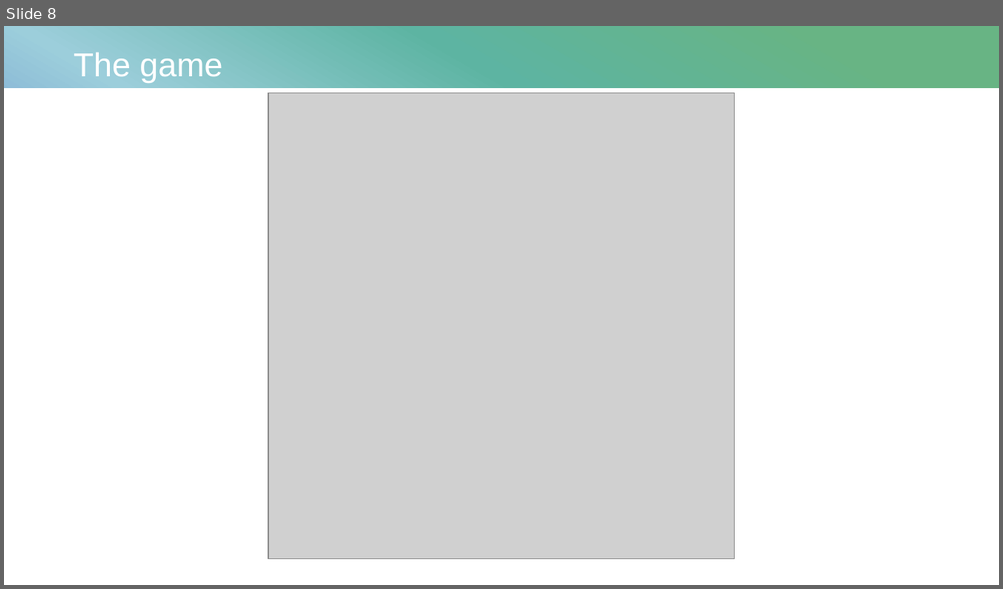
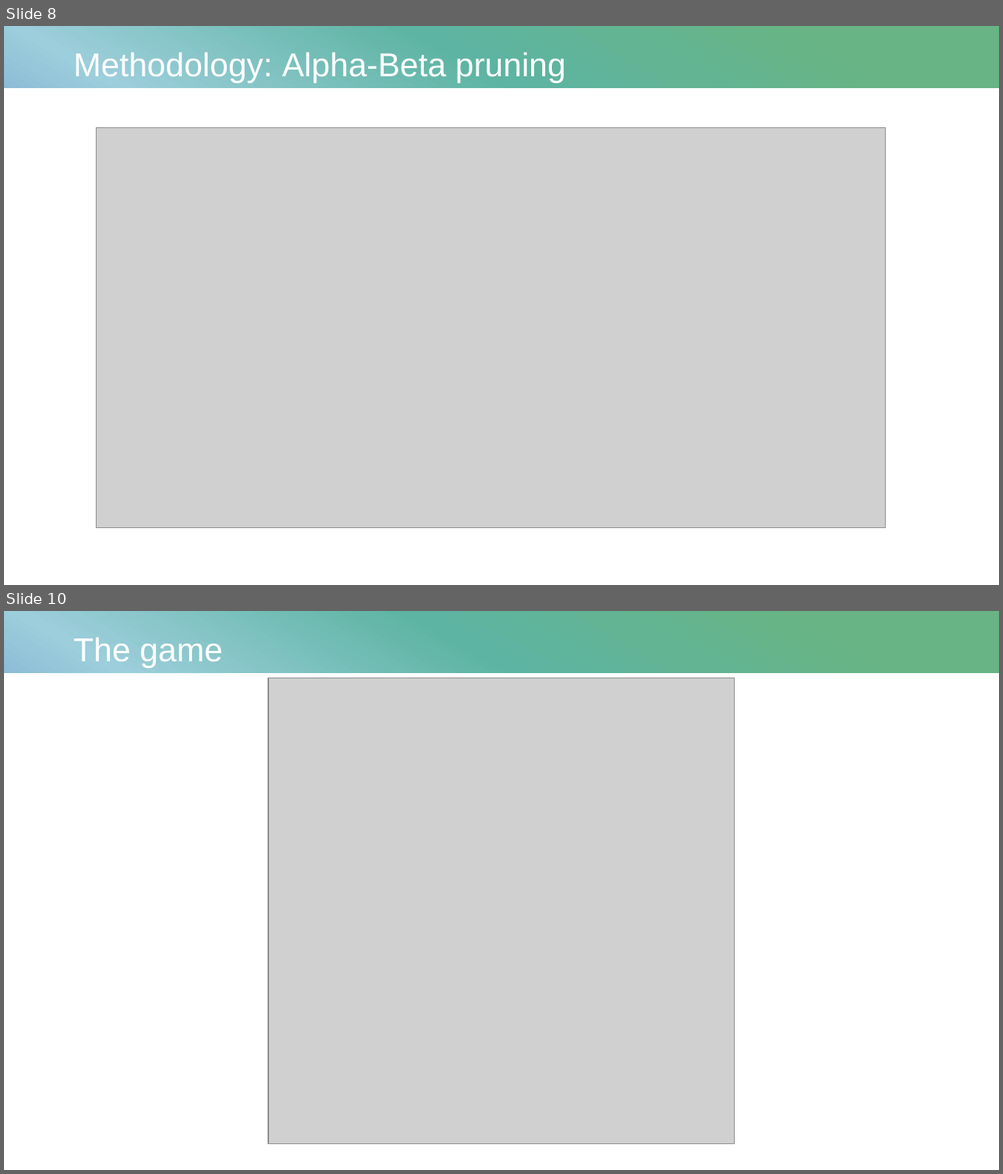
Before and after one commit to ACM40960/project-22202392, a slide deck: Literature Review/AI plays checkers - presentation.pptx. Shown one above the other, each under a label of ours: slide 8 before the commit, slides 8 and 10 after it; the slides between them are not shown. The pictures are 1003x589 and 1003x1174 pixels, drawn with LibreOffice and Linux fonts; fonts in the diff are those of the drawing; grey boxes stand for pictures. Boxes give left, top, right and bottom in pixels: in the first picture for what was removed or moved away, otherwise in the second. Text is boxed around its words. In the diff, an @@ line names an element or a change of style, - is before the commit and + after.

```diff
--- a/Literature Review/AI plays checkers - presentation.pptx
+++ b/Literature Review/AI plays checkers - presentation.pptx
@@ slide 8 added at bbox=[4, 26, 999, 585], background #FFFFFF; not listed: 1 template element that a slide beside it also shows @@
@@ freeform shape added at bbox=[4, 26, 999, 525], fill gradient #68B484 to #5DB4A2 to #9CCEDB to #6A90CE to #8885D7 @@
@@ rectangle added at bbox=[4, 26, 999, 585], fill #FFFFFF @@
@@ rectangle added at bbox=[4, 26, 999, 585], fill gradient #68B484 to #5DB4A2 to #9CCEDB to #6A90CE to #8885D7 @@
@@ text added at bbox=[74, 52, 566, 83], 32 pt, text #FFFFFF @@
+Methodology: Alpha-Beta pruning
@@ rectangle added at bbox=[4, 88, 999, 585], fill #FFFFFF @@
@@ picture added at bbox=[96, 127, 885, 528] @@
@@ what was slide 8 is now slide 10 @@
```
Also in this commit, not shown: 8 slides changed, 1 other slide added, 7 other files.
